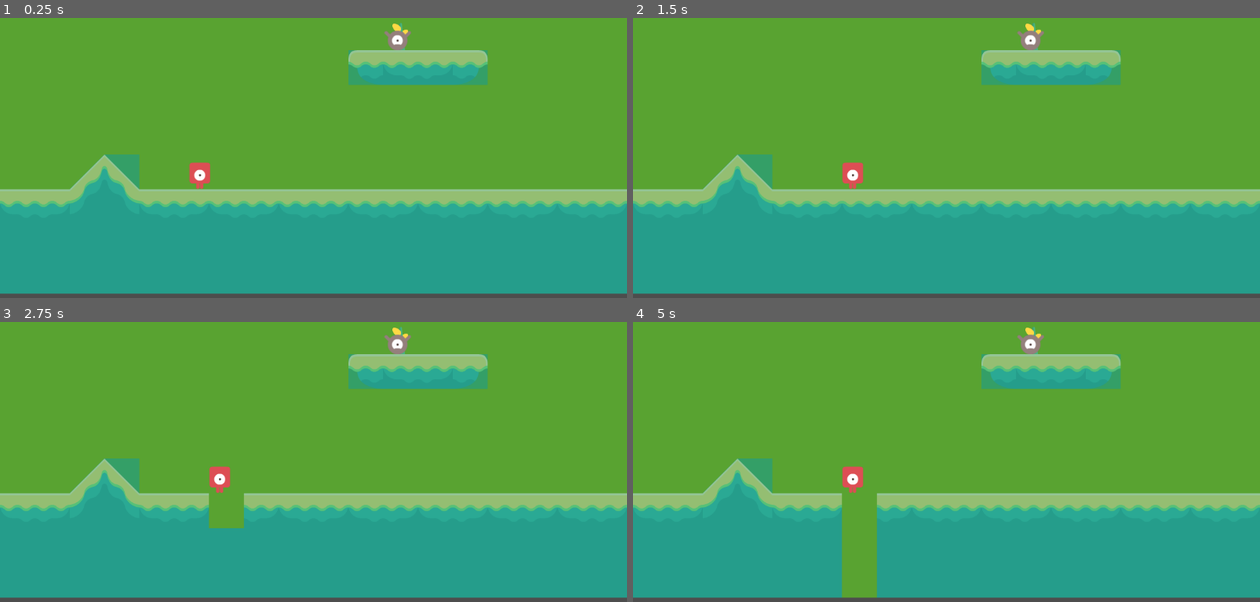
Above: before the commit, frames 1-4 (two rows, left to right).
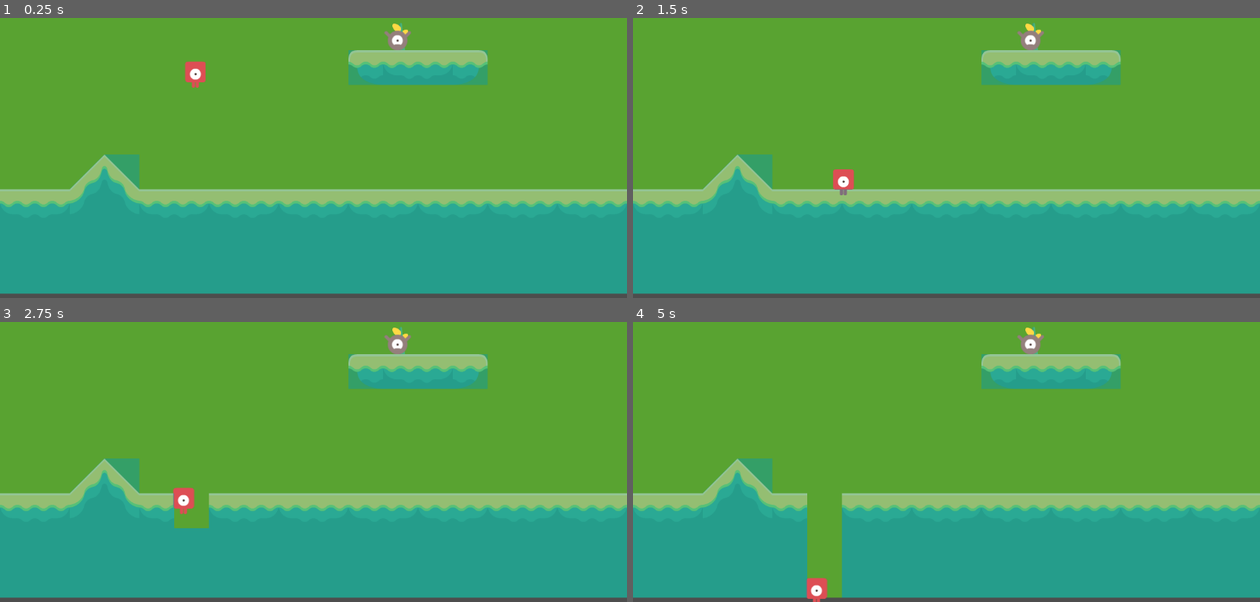
Above: after the commit, the same moments.

Repository: Kimmm-c/gunny-clone
Game: Godot game, scene res://tutorial.tscn
Two runs of this game, one before a commit and one after it. Both use one fixed random seed, a clock stepped at 60 frames per second and the inputs below.
Inputs:
- Up to frame 1 (0.25 s): no input
- Up to frame 2 (1.5 s): hold Right (player_moves_right) 0.53-1.28 s; hold Space (shoot) 0.53-1.28 s; hold Left (player_moves_left) from 1.28 s (still down); tap Down (decrease_shooting_angle) at 1.35 s
- Up to frame 3 (2.75 s): tap Space (shoot) at 1.55, 2.3 s; release Left (player_moves_left) at 2.03 s; hold Right (player_moves_right) from 2.03 s (still down); hold Up (increase_shooting_angle) from 2.03 s (still down)
- Up to frame 4 (5 s): release Up (increase_shooting_angle) at 2.78 s; tap Space (shoot) at 2.85, 4.55 s; release Right (player_moves_right) at 3.53 s; hold Space (shoot) 3.53-4.28 s; hold Left (player_moves_left) from 3.53 s (still down); tap Enter at 4.25 s; tap Down (decrease_shooting_angle) at 4.35 s

The runs differ from the first frame. In frame 1, 0.5% of the frame differs, in the area x 29-34%, y 15-62%; in frame 2, 0.4%; in frame 3, 1.8%; in frame 4, 4.5%, in the area x 27-39%, y 51-100%.

Commit message:
debugged character's reacting to gravity issue and shooting power not properly calculated

Diff:
--- a/player.gd
+++ b/player.gd
@@ -3,6 +3,7 @@
 @export var player_position = Vector2(200, 200)
 @export var health = 25000
 @export var speed = 50
+const GRAVITY = 300
 var is_listening = true
 var player_state
 
@@ -12,6 +13,7 @@
 }
 
 func _physics_process(delta: float) -> void:
+	velocity.y += GRAVITY * delta
 	if is_listening:
 		var direction = Vector2.ZERO
 
@@ -20,8 +22,9 @@
 		elif Input.is_action_pressed("player_moves_right"):
 			direction.x += 1
 
-		velocity = direction * speed
-		move_and_slide()
+		velocity.x = direction.x * speed
+
+	move_and_slide()
 
 func _ready() -> void:
 	player_state = PlayerState.ALIVE
--- a/shot.gd
+++ b/shot.gd
@@ -28,4 +28,6 @@
 			print("shooting power: ", shooting_power)
 		elif Input.is_action_just_released("shoot"):
 			shoot.emit()
-			shooting_power = 0.0
+
+func reset_shooting_power() -> void:
+	shooting_power = 0
--- a/tutorial.gd
+++ b/tutorial.gd
@@ -14,22 +14,16 @@
 		ground.erase_cell(tile_coord)
 
 
-		#ground.set_cell(tile_coord, -1, Vector2i(-1, -1), -1)
-
 func shoot() -> void:
 	$StoneTimer.start()
 
 
 func _on_stone_timer_timeout() -> void:
-	# var rand_angle_degree = randf_range(30, 90)
 	if counter < 3:
-		var rand_angle_rad = deg_to_rad($Shot.shooting_angle)
-
-	# Get a random magnitude of the impulse
-	# var rand_mag = randi() % 1000 + 200
+		var shooting_angle_rad = deg_to_rad($Shot.shooting_angle)
 
 	# Calculate the impulse vector on the angle
-		var impulse_vector = Vector2(cos(rand_angle_rad), -sin(rand_angle_rad)) * $Shot.shooting_power * 5000
+		var impulse_vector = Vector2(cos(shooting_angle_rad), -sin(shooting_angle_rad)) * $Shot.shooting_power * 2000
 
 	#instantiate the stone
 		var stone = stone_scene.instantiate()
@@ -46,13 +40,11 @@
 		counter = 0
 		$StoneTimer.stop()
 		$TurnManager.start_enemy_turn()
+		$Shot.reset_shooting_power()
 
 
 func _on_turn_manager_player_timer_timeout() -> void:
 	$TurnManager.stop_player_turn($Player, $Shot)
-	print("making the shot at _ degree and _ power", $Shot.shooting_angle, $Shot.shooting_power)
-	# make the shot
-	# $ShotManager.shoot($Player, $Shot)
 	shoot()
 
 
--- a/tutorial.tscn
+++ b/tutorial.tscn
@@ -20,7 +20,7 @@
 position = Vector2(731, 174)
 
 [node name="Player" parent="." instance=ExtResource("6_hu44a")]
-position = Vector2(367, 423)
+position = Vector2(359, 227)
 
 [node name="TurnManager" parent="." instance=ExtResource("6_0cr88")]
 
